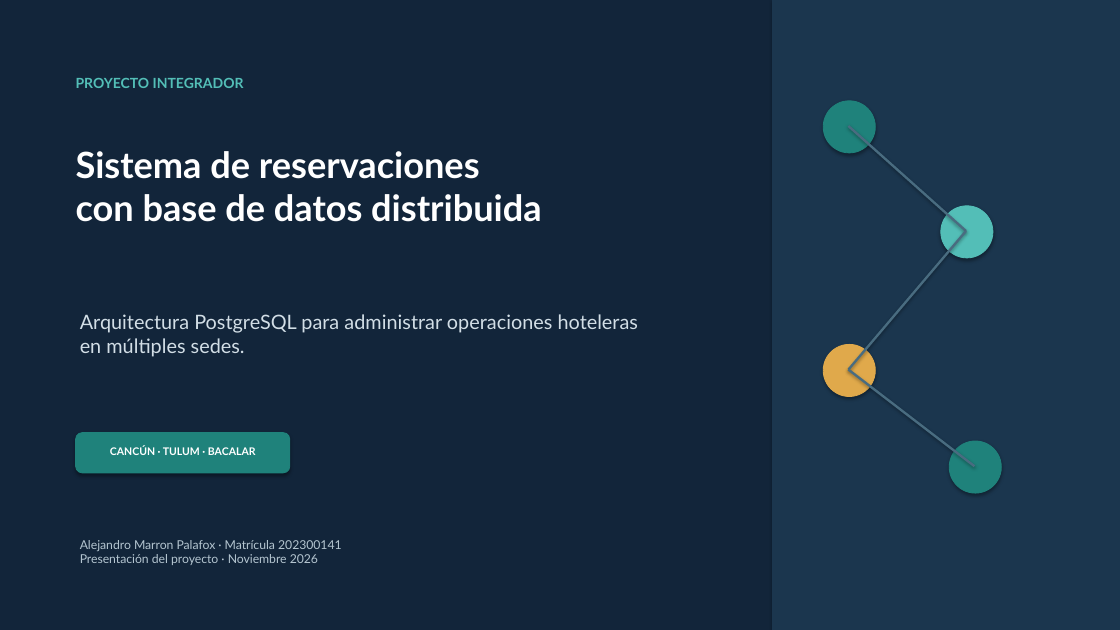
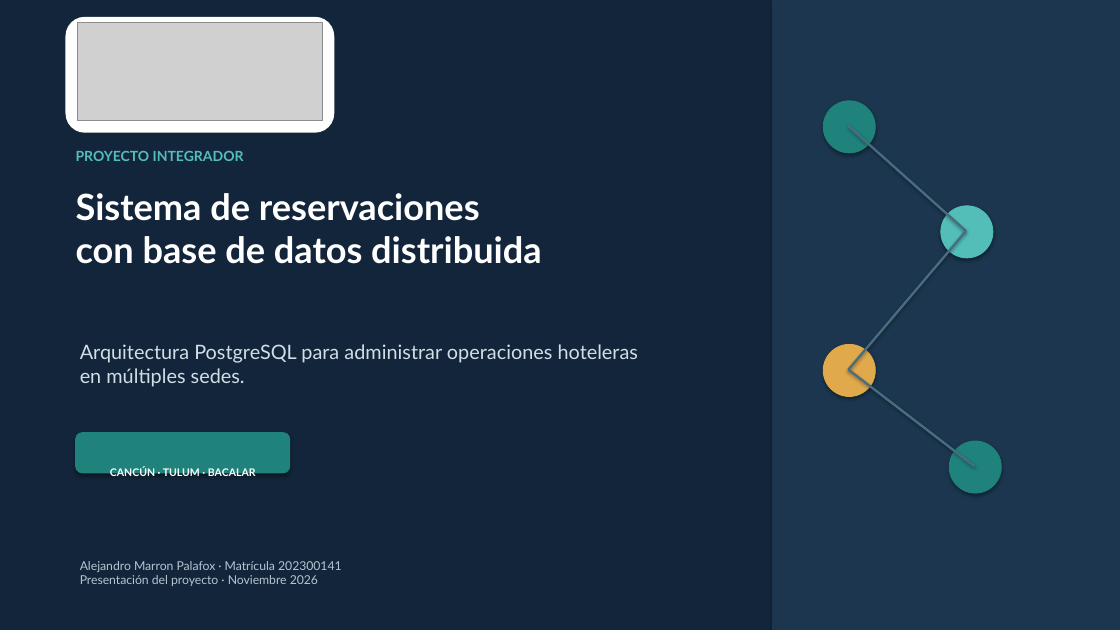
Before and after one commit to PalafoxUpqroo/PROYECTO_INTEGRADOR, a slide deck: slide 1 of Presentacion_Proyecto_BD_Distribuida_Hotelera.pptx. Drawn at 1120x630 pixels with LibreOffice and Linux fonts; fonts in the diff are those of the drawing; grey boxes stand for pictures. Boxes give left, top, right and bottom in pixels: in the first picture for what was removed or moved away, otherwise in the second. Text is boxed around its words. In the diff, an @@ line names an element or a change of style, - is before the commit and + after.

Commit message:
docs: agrega logo institucional en portada y presentacion

```diff
--- a/Presentacion_Proyecto_BD_Distribuida_Hotelera.pptx
+++ b/Presentacion_Proyecto_BD_Distribuida_Hotelera.pptx
@@ rounded rectangle added at [66, 17, 334, 133], fill #FFFFFF @@
@@ picture added at [77, 23, 323, 121] @@
@@ text "PROYECTO INTEGRADOR": place and size @@
-text "PROYECTO INTEGRADOR" at [76, 78, 244, 88]
+text "PROYECTO INTEGRADOR" at [76, 151, 244, 161]
@@ text "Sistema de reservaciones con base ...": place and size @@
-text "Sistema de reservaciones con base ..." at [76, 151, 542, 222]
+text "Sistema de reservaciones con base ..." at [76, 193, 542, 264]
@@ text "Arquitectura PostgreSQL para administrar operaciones ...": place and size @@
-text "Arquitectura PostgreSQL para administrar operaciones ..." at [80, 314, 638, 357]
+text "Arquitectura PostgreSQL para administrar operaciones ..." at [80, 344, 638, 387]
@@ text "CANCÚN · TULUM · BACALAR": place and size @@
-text "CANCÚN · TULUM · BACALAR" at [110, 446, 256, 455]
+text "CANCÚN · TULUM · BACALAR" at [110, 467, 256, 479]
@@ text "Alejandro Marron Palafox · Matrícula ...": place and size @@
-text "Alejandro Marron Palafox · Matrícula ..." at [80, 540, 342, 565]
+text "Alejandro Marron Palafox · Matrícula ..." at [80, 561, 342, 586]
```
Also in this commit, not shown: 4 other files.
